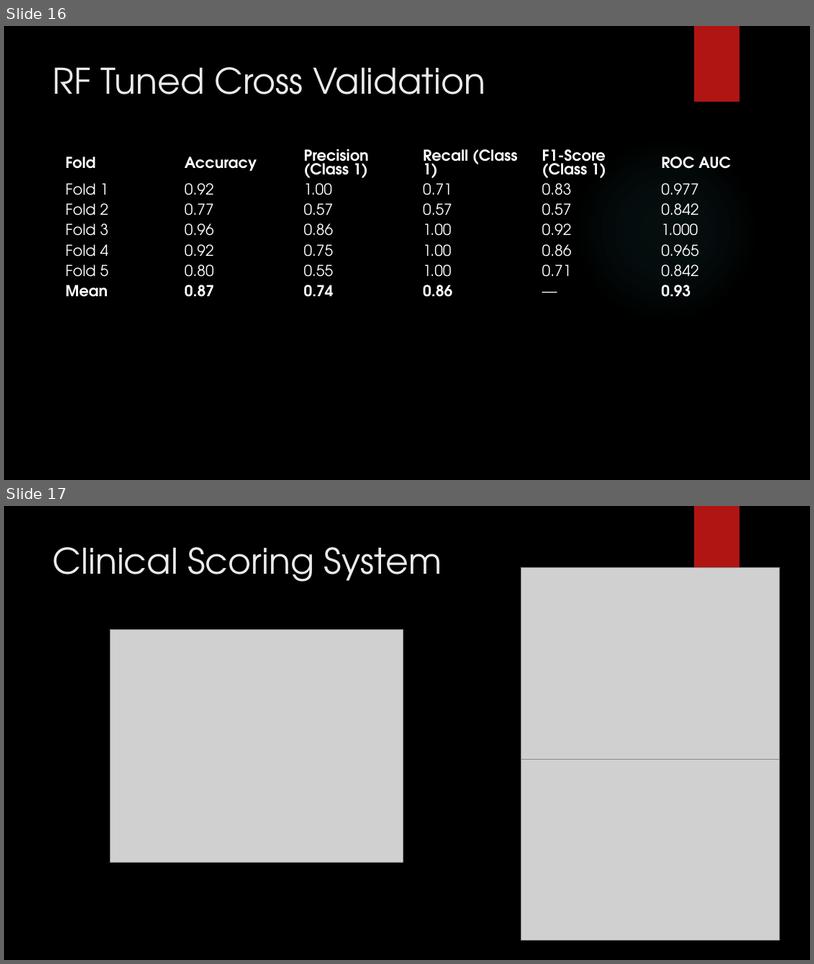
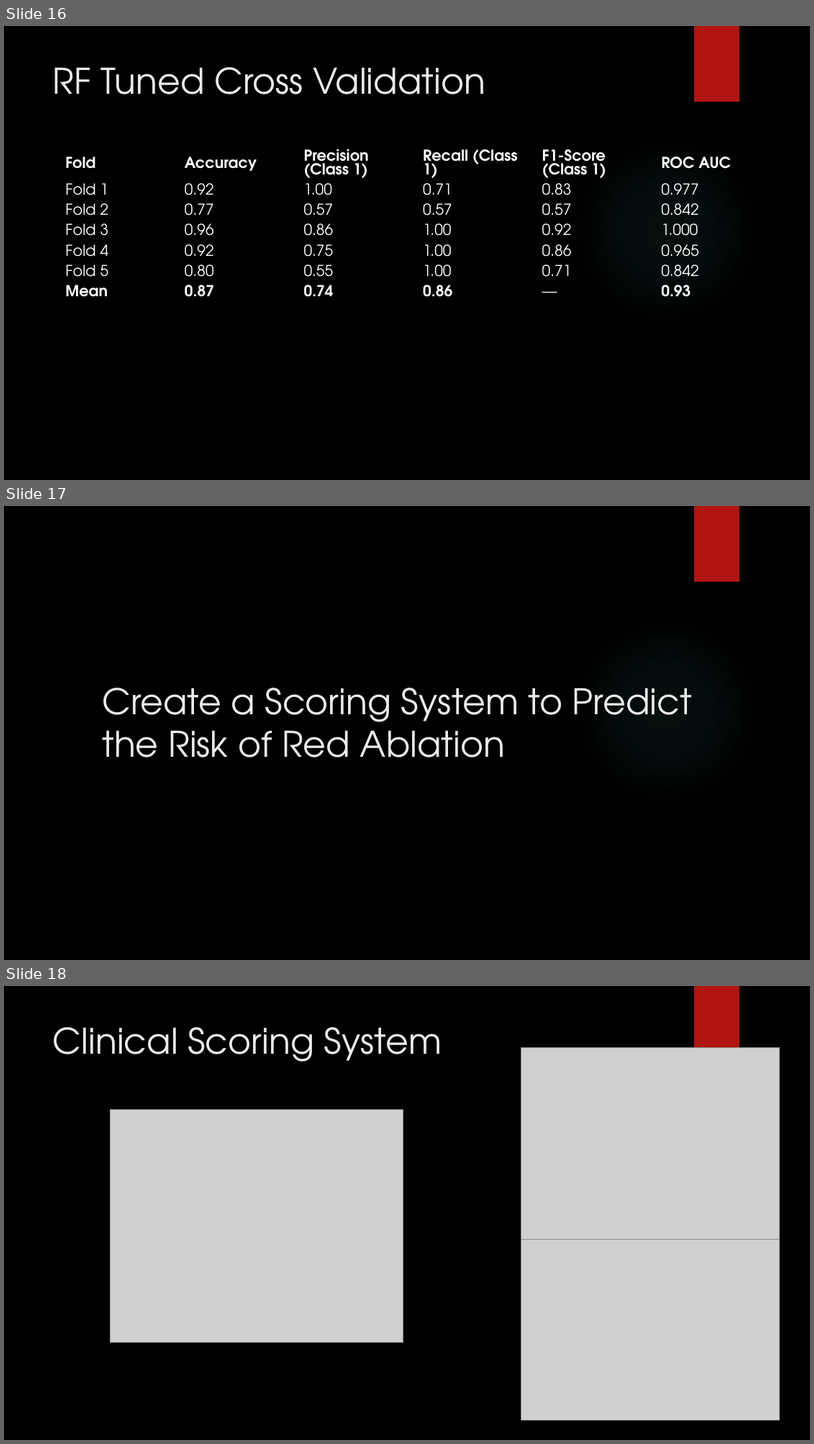
Before and after one commit to Vorlon41/Master-of-Data-Science-CU-Boulder-Colorado, a slide deck: Machine Learning/DTSA 5509 Introduction to Machine Learning Supervised Learning/Final/DTSA 5509 Supervised Learning Project.pptx. Shown one above the other, each under a label of ours: slides 16 and 17 before the commit, slides 16, 17 and 18 after it. The pictures are 814x964 and 814x1444 pixels, drawn with LibreOffice and Linux fonts; fonts in the diff are those of the drawing; grey boxes stand for pictures; background and template pictures are left out. Boxes give left, top, right and bottom in pixels: in the first picture for what was removed or moved away, otherwise in the second. Text is boxed around its words. In the diff, an @@ line names an element or a change of style, - is before the commit and + after.

```diff
--- a/Machine Learning/DTSA 5509 Introduction to Machine Learning Supervised Learning/Final/DTSA 5509 Supervised Learning Project.pptx
+++ b/Machine Learning/DTSA 5509 Introduction to Machine Learning Supervised Learning/Final/DTSA 5509 Supervised Learning Project.pptx
@@ slide 17 added at (x1=4, y1=506, x2=810, y2=960), background picture (left out); not listed: 2 template elements that a slide beside it also shows @@
@@ title added at (x1=102, y1=687, x2=692, y2=757), 42 pt, text #EBEBEB @@
+Create a Scoring System to Predict the Risk of Red Ablation
@@ what was slide 17 is now slide 18 @@
```
Also in this commit, not shown: 11 slides changed, 1 slide removed.
